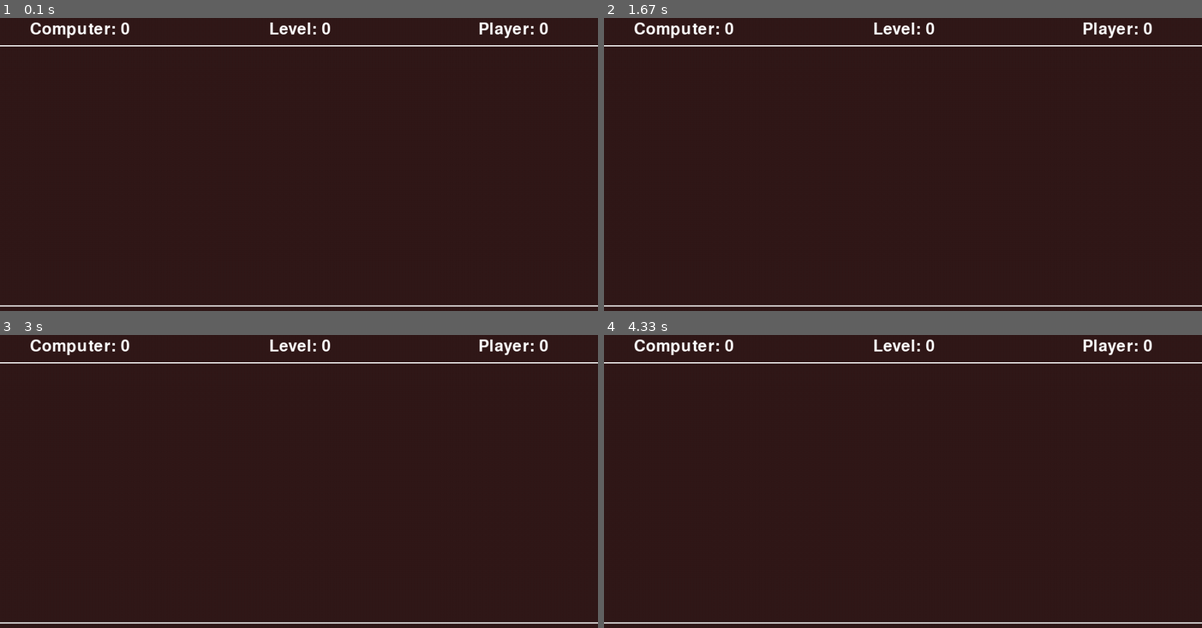
Above: before the commit, frames 1-4 (two rows, left to right).
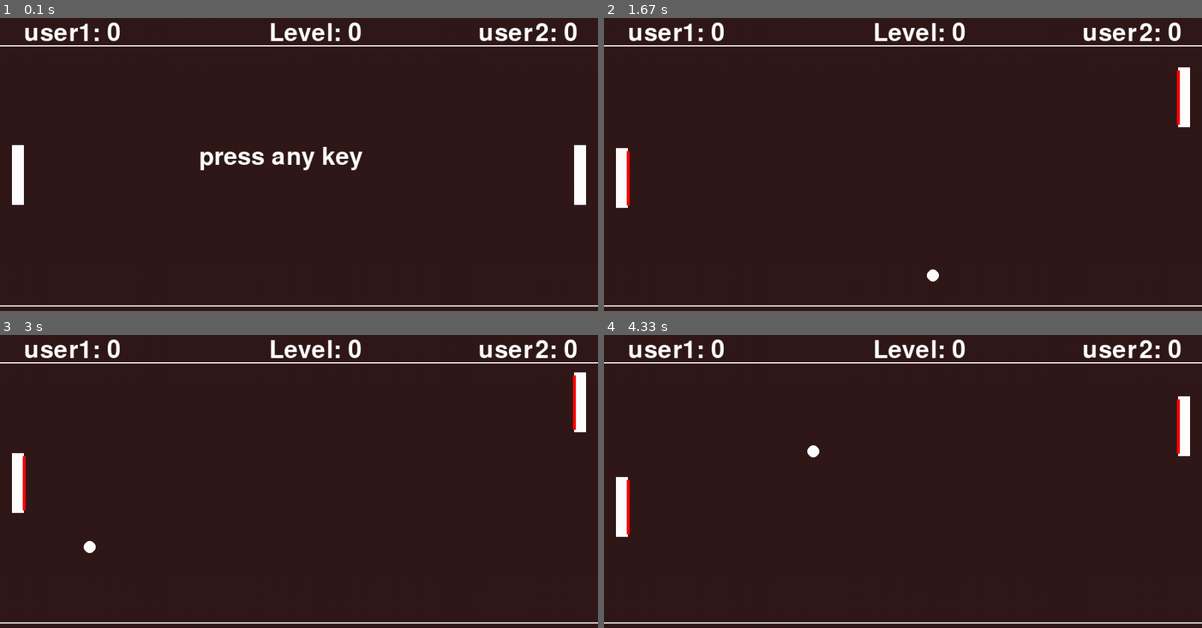
Above: after the commit, the same moments.

Repository: TR-Coder/pygame
Game: pygame game, started from 12_1.ping.py
The game is run twice, just before and just after one commit, with the same random seed, the same clock (stepped at 60 frames per second) and the same inputs.
Inputs:
- Up to frame 1 (0.1 s): no input
- Up to frame 2 (1.67 s): hold Up 0.33-0.8 s; hold Down 0.83-1.13 s; hold S 0.83-1.13 s; hold Up 1.17-1.53 s; hold W 1.17-1.53 s; hold Down from 1.57 s (still down); hold S from 1.57 s (still down)
- Up to frame 3 (3 s): release Down at 1.93 s; release S at 1.93 s; hold Up 1.97-2.27 s; hold W 1.97-2.27 s; hold Down 2.3-2.6 s; hold S 2.3-2.6 s; hold Up from 2.63 s (still down); hold W from 2.63 s (still down)
- Up to frame 4 (4.33 s): release Up at 3 s; release W at 3 s; hold Down 3.03-3.4 s; hold S 3.03-3.4 s; hold Up 3.43-3.73 s; hold W 3.43-3.73 s; hold Down 3.77-4.07 s; hold S 3.77-4.07 s; hold Up from 4.1 s (still down); hold W from 4.1 s (still down)

The runs differ from the first frame. In frame 1, 3.3% of the frame differs, in the area x 2-98%, y 1-64%; in frame 2, 2.7%; in frame 3, 2.7%; in frame 4, 2.7%.

Commit message:
spacer war primer commit

Diff:
--- a/10_2-snake.py
+++ b/10_2-snake.py
@@ -71,7 +71,7 @@
     direction = Direction.UP
     create_new_food = True
     fruit = Fruit(apple_image)
-    snake:list[Segment] = [s1,s2,s3,s4]
+    snake = [s1,s2,s3,s4]
     score = 0
 
 
--- a/12_1.ping.py
+++ b/12_1.ping.py
@@ -1,68 +1,235 @@
+# https://www.youtube.com/watch?v=HdUAUlX9P2Y&list=PLjcN1EyupaQnB9-Ovkisq0Ss-1u0gOAv4&index=3
+
 import pygame as pg
-import math
+from enum import Enum
 import random
-from enum import Enum
 
 pg.init()
 
-SCREEN_WIDTH = 1000
-SCREEN_HEIGHT = 500
+SCREEN_WIDTH = 1000 # Don't change
+SCREEN_HEIGHT = 500 # Don't change
+TOP_MARGIN = 50
+BOTTOM_MARGIN = 15
+HALF_BOARD_Y = (SCREEN_HEIGHT - TOP_MARGIN - BOTTOM_MARGIN) // 2
+
+RADIUS = 10
+WHITE_COLOR = (255, 255, 255)
+RED_COLOR = (255, 0, 0)
+BG_COLOR = (50, 25, 25)
 FPS = 60
-BG_COLOR = (50, 25, 25)
-WHITE_COLOR = (255, 255, 255)
+SPEED = 5
 
 screen = pg.display.set_mode((SCREEN_WIDTH, SCREEN_HEIGHT))
 pg.display.set_caption('Ping Pong')
-font = pg.font.SysFont('Bauhaus 93', 40)
+font = pg.font.SysFont('Bauhaus 93', 60)
 clock = pg.time.Clock()
 run = True
-computer_score = 0
-player_score = 0
+number_of_players = 2
+number_of_bounces = 0
+
+# ==========================================================================================
+class Score(Enum):
+    NONE=0
+    USER1=1
+    USER2=2
+
+class Player(Enum):
+    USER1=1
+    USER2=2
+
+class Direction(Enum):
+    LEFT=-1
+    RIGHT=1
+
+# ===========================================================================================
+def stop():
+    while True:
+        for event in pg.event.get():
+            if event.type == pg.QUIT or event.type == pg.KEYDOWN :
+                return
+
+# ===========================================================================================
+class Paddle():
+    # ------------------------------------------------------------------
+    def __init__(self, x:int, y:int, player: Player):
+        self.rect = pg.Rect(x, y, 20, 100)
+        self.y_increment = 5
+        self.player = player
+
+    # ------------------------------------------------------------------
+    def move(self):
+        paddle_below_top_margin = (self.rect.top > TOP_MARGIN + 2)
+        paddle_over_bottom_margin = (self.rect.bottom < SCREEN_HEIGHT - BOTTOM_MARGIN)
+
+        key = pg.key.get_pressed()
+
+        if number_of_players == 2:
+            key_up = (self.player==Player.USER2 and key[pg.K_UP]) or (self.player==Player.USER1 and key[pg.K_w])
+            key_down = (self.player==Player.USER2 and key[pg.K_DOWN]) or (self.player==Player.USER1 and key[pg.K_s])
+        else:
+            key_up = key[pg.K_UP]
+            key_down = key[pg.K_DOWN]
+
+        if key_up and paddle_below_top_margin:
+            self.rect.move_ip(0, -1 * self.y_increment)
+
+        if key_down and paddle_over_bottom_margin:
+            self.rect.move_ip(0, self.y_increment)
+
+    # ------------------------------------------------------------------
+    def draw(self):
+        pg.draw.rect(screen, WHITE_COLOR, self.rect)
+
+# ===========================================================================================
+class Ball():
+    # ------------------------------------------------------------------
+    def __init__(self, x:int, y:int, direction: Direction):
+        self.rect = pg.Rect(x, y, RADIUS*2, RADIUS*2)
+        self.x_increment:float = SPEED * direction.value
+        self.y_increment:float = random.choice([-1, 1]) * random.uniform(1.75, 3)
+        self.sign = lambda x: 1 if x>=0 else -1
+
+    # ------------------------------------------------------------------
+    def move(self) -> Score:
+        global level
+        global number_of_bounces
+
+        ball_hits_top_margin = (self.rect.top < TOP_MARGIN)
+        ball_hits_bottom_margin = (self.rect.bottom > SCREEN_HEIGHT - BOTTOM_MARGIN)
+        ball_scores_user2 = (self.rect.left < 0)
+        ball_scores_user1 = (self.rect.right > SCREEN_WIDTH)
+
+        user1_line_start = (user1_paddle.rect.x + 20, user1_paddle.rect.y + 5)
+        user1_line_end = (user1_paddle.rect.x + 20, user1_paddle.rect.y + 95)
+
+        user2_line_start = (user2_paddle.rect.x, user2_paddle.rect.y + 5)
+        user2_line_end = (user2_paddle.rect.x, user2_paddle.rect.y + 95)
+
+        ball_hits_any_paddle = self.rect.clipline(user1_line_start, user1_line_end) or self.rect.clipline(user2_line_start, user2_line_end)
+
+        pg.draw.line(screen, RED_COLOR, user1_line_start, user1_line_end, 5)
+        pg.draw.line(screen, RED_COLOR, user2_line_start, user2_line_end, 5)
+
+        if ball_hits_top_margin or ball_hits_bottom_margin:
+            self.y_increment *= -1
+        elif ball_hits_any_paddle:
+            # change the bounce angle a little randomly
+            self.x_increment *= -1
+            self.y_increment = self.sign(self.y_increment) * random.uniform(1.5, 2.5)
+
+            # prevent the ball from bouncing inside the paddle
+            ball_direction_to_right = (self.x_increment >= 0)
+            if ball_direction_to_right:
+                if self.rect.x + self.x_increment <= 40:
+                    self.rect.x = 41
+            else:
+                if self.rect.x + 2*RADIUS + self.x_increment>= 960:
+                    self.rect.x = 960 - 2*RADIUS
+
+            # increases the level every certain number of bounces
+            number_of_bounces += 1
+            if number_of_bounces == 2:
+                number_of_bounces = 0
+                self.x_increment = self.sign(self.x_increment) * (abs(self.x_increment) + 0.25)
+                level += 1
+
+        self.rect.x += round(self.x_increment)
+        self.rect.y += round(self.y_increment)
+        print(self.x_increment)
+
+        if ball_scores_user1:
+            return Score.USER1
+        elif ball_scores_user2:
+            return Score.USER2
+        return Score.NONE
+
+    # ------------------------------------------------------------------
+    def draw(self):
+        ball_center = (self.rect.x + RADIUS, self.rect.y + RADIUS)
+        pg.draw.circle(screen, WHITE_COLOR, ball_center, RADIUS)
+
+# ===========================================================================================
+user2_paddle: Paddle
+user1_paddle: Paddle
+ball: Ball
+
+playing = False
 level = 0
-
-class Paddle():
-    pass
-
-def init_game():
-    pass
-
-
+user1_score = 0
+user2_score = 0
+
+initial_ball_user2_x = SCREEN_WIDTH - 65
+initial_ball_user1_x = 55
+initial_ball_y = HALF_BOARD_Y + 50
+
+# ===========================================================================================
 def draw_text(text:str, x:int, y:int):
     img = font.render(text, True, WHITE_COLOR)
     screen.blit(img, (x,y))
 
-
+# ===========================================================================================
 def draw_score():
-    draw_text(f'Computer: {computer_score}', 50, 10)
-    draw_text(f'Player: {player_score}', SCREEN_WIDTH-200, 10)
+    draw_text(f'user1: {user1_score}', 40, 10)
+    draw_text(f'user2: {user2_score}', SCREEN_WIDTH-200, 10)
     draw_text(f'Level: {level}', SCREEN_WIDTH//2 - 50, 10)
 
-
+# ===========================================================================================
 def draw_background():
     screen.fill(BG_COLOR)
-    pg.draw.line(screen, WHITE_COLOR, (0,50), (SCREEN_WIDTH, 50), 2)
-    pg.draw.line(screen, WHITE_COLOR, (0,SCREEN_HEIGHT - 15), (SCREEN_WIDTH, SCREEN_HEIGHT - 15), 2)
-    pg.draw.line(screen, WHITE_COLOR, (0,SCREEN_HEIGHT - 15), (SCREEN_WIDTH, SCREEN_HEIGHT - 15), 2)
-
-
-
-init_game()
+    pg.draw.line(screen, WHITE_COLOR, (0,TOP_MARGIN), (SCREEN_WIDTH, TOP_MARGIN), 2)
+    pg.draw.line(screen, WHITE_COLOR, (0,SCREEN_HEIGHT - BOTTOM_MARGIN), (SCREEN_WIDTH, SCREEN_HEIGHT - BOTTOM_MARGIN), 2)
+
+# ===========================================================================================
+def draw_screen():
+    draw_background()
+    draw_score()
+    user1_paddle.draw()
+    user2_paddle.draw()
+
+# ===========================================================================================
+def init_game(player: Player):
+    global user1_paddle
+    global user2_paddle
+    global ball
+    global level
+    global playing
+    user1_paddle = Paddle(20, HALF_BOARD_Y, Player.USER1)
+    user2_paddle = Paddle(SCREEN_WIDTH - 40, HALF_BOARD_Y, Player.USER2)
+    level = 0
+    playing = False
+    if player == Player.USER2:
+        ball = Ball(initial_ball_user2_x, initial_ball_y, Direction.LEFT)
+    else:
+        ball = Ball(initial_ball_user1_x, initial_ball_y, Direction.RIGHT)
+
+# ===========================================================================================
+init_game(Player.USER2)
 
 while run:
     clock.tick(FPS)
-
-    draw_background()
-    draw_score()
-
-    # if game_over:
-    #     restart_button.draw()
-    #     if restart_button.pressed():
-    #         init_game()
-    # else:
+    draw_screen()
+
+    if playing:
+        state = ball.move()
+        if state == Score.USER2:
+            user2_score += 1
+            init_game(Player.USER2)
+        elif state == Score.USER1:
+            user1_score += 1
+            init_game(Player.USER1)
+        else:
+            ball.draw()
+
+        user2_paddle.move()
+        user1_paddle.move()
+    else:
+        draw_text('press any key', SCREEN_WIDTH//3, HALF_BOARD_Y)
 
     for event in pg.event.get():
         if event.type == pg.QUIT:
             run = False
+        if event.type == pg.KEYDOWN and not playing:
+            playing = True
 
     pg.display.update()
 
--- /dev/null
+++ b/13_1-space_war.py
@@ -0,0 +1,144 @@
+# https://www.youtube.com/watch?v=Mw81qlbBbqk&list=PLjcN1EyupaQkAQyBCYKyf1jt1M1PiRJEp&index=5
+
+import pygame as pg
+from math import ceil
+import random
+
+pg.init()
+
+SCREEN_WIDTH = 1000
+SCREEN_HEIGHT = 800
+FPS = 60
+WHITE_COLOR = (255, 255, 255)
+RED_COLOR = (255, 0, 0)
+GREEN_COLOR = (0, 255, 0)
+SPACECRAFT_SPEED = 5
+TIME_BETWEEN_SHOTS = 300 # ms
+INVIDER_ROWS = 5
+INVIDER_COLUMNS = 4
+
+
+screen = pg.display.set_mode((SCREEN_WIDTH, SCREEN_HEIGHT))
+pg.display.set_caption('Space war')
+font = pg.font.SysFont('Bauhaus 93', 60)
+
+# last_shot_time = pg.time.get_ticks()
+
+clock = pg.time.Clock()
+image = pg.image.load("data/space_war/bg.png")
+
+
+# ===========================================================================================
+def complete_stage(image: pg.Surface) -> pg.Surface:
+    w = image.get_width()
+    h = image.get_height()
+    times = ceil(SCREEN_WIDTH / w)
+    combined_image = pg.Surface((w*times, h)).convert_alpha()
+    for t in range(times):
+        combined_image.blit(image, (w*t, 0))
+    return combined_image
+
+# ===========================================================================================
+def draw_background():
+    screen.blit(bg_img, (0,0))
+
+# ===========================================================================================
+def draw_text(text:str, x:int, y:int):
+    img = font.render(text, True, WHITE_COLOR)
+    image = complete_stage(img)
+    screen.blit(image, (x,y))
+
+# ===========================================================================================
+class Spacecraft(pg.sprite.Sprite):
+    def __init__(self, x:int, y:int, energy: int, *groups: pg.sprite.Group) -> None:
+        super().__init__(*groups)
+        self.image = pg.image.load('data/space_war/spaceship.png')
+        self.rect = self.image.get_rect()
+        self.rect.center = (x,y)
+        self.energy = energy
+        self.last_time = pg.time.get_ticks()
+
+    def update(self):
+        key = pg.key.get_pressed()
+        if key[pg.K_LEFT] and self.rect.left > 0:
+            self.rect.x -= SPACECRAFT_SPEED
+        if key[pg.K_RIGHT] and self.rect.right < SCREEN_WIDTH:
+            self.rect.x += SPACECRAFT_SPEED
+
+        now = pg.time.get_ticks()
+        if key[pg.K_SPACE] and (now - self.last_time) > TIME_BETWEEN_SHOTS:
+            Shot(self.rect.centerx, self.rect.top, shot_group)
+            self.last_time = now
+
+# ===========================================================================================
+class Shot(pg.sprite.Sprite):
+    def __init__(self, x:int, y:int, *groups: pg.sprite.Group) -> None:
+        super().__init__(*groups)
+        self.image = pg.image.load('data/space_war/bullet.png')
+        self.rect = self.image.get_rect()
+        self.rect.center = (x, y)
+
+    def update(self):
+        self.rect.y -= 5
+        if self.rect.bottom < 0:
+            self.kill()
+
+
+bg_img = complete_stage(image)
+spacecraft_group: pg.sprite.Group = pg.sprite.Group()
+shot_group: pg.sprite.Group = pg.sprite.Group()
+invider_group: pg.sprite.Group = pg.sprite.Group()
+spacecraft = Spacecraft(SCREEN_WIDTH//2, SCREEN_HEIGHT-100, 3, spacecraft_group)
+
+
+# ===========================================================================================
+class Invider(pg.sprite.Sprite):
+    def __init__(self, x:int, y:int, *groups: pg.sprite.Group) -> None:
+        super().__init__(*groups)
+        fate = str(random.randint(1,5))
+        self.image = pg.image.load(f'data/space_war/alien{fate}.png')
+        self.rect = self.image.get_rect()
+        self.rect.center = (x, y)
+        self.x_increment = 2
+        self.x_increment_counter = 0
+
+    def update(self):
+        self.rect.x += self.x_increment
+        self.x_increment_counter += 1
+        if self.x_increment_counter > 75:
+            self.x_increment_counter = 0
+            self.x_increment *= -1
+
+# ===========================================================================================
+def create_inviders():
+    for r in range(INVIDER_ROWS):
+        for c in range(INVIDER_COLUMNS):
+            Invider(100+c*200, 100+r*70, invider_group)
+
+# ===========================================================================================
+
+create_inviders()
+
+run = True
+while run:
+    clock.tick(FPS)
+    draw_background()
+
+    spacecraft_group.update()
+    shot_group.update()
+    invider_group.update()
+
+
+    spacecraft_group.draw(screen)
+    shot_group.draw(screen)
+    invider_group.draw(screen)
+
+    for event in pg.event.get():
+        if event.type==pg.QUIT:
+            run=False
+
+
+
+    pg.display.update()
+
+pg.quit()
Binary file added: data/space_war/alien1.png
Binary file added: data/space_war/alien2.png
Binary file added: data/space_war/alien3.png
Binary file added: data/space_war/alien4.png
Binary file added: data/space_war/alien5.png
Binary file added: data/space_war/alien_bullet.png
Binary file added: data/space_war/bg.png
Binary file added: data/space_war/bullet.png
Binary file added: data/space_war/exp1.png
Binary file added: data/space_war/exp2.png
Binary file added: data/space_war/exp3.png
Binary file added: data/space_war/exp4.png
(and 5 more such lines)
